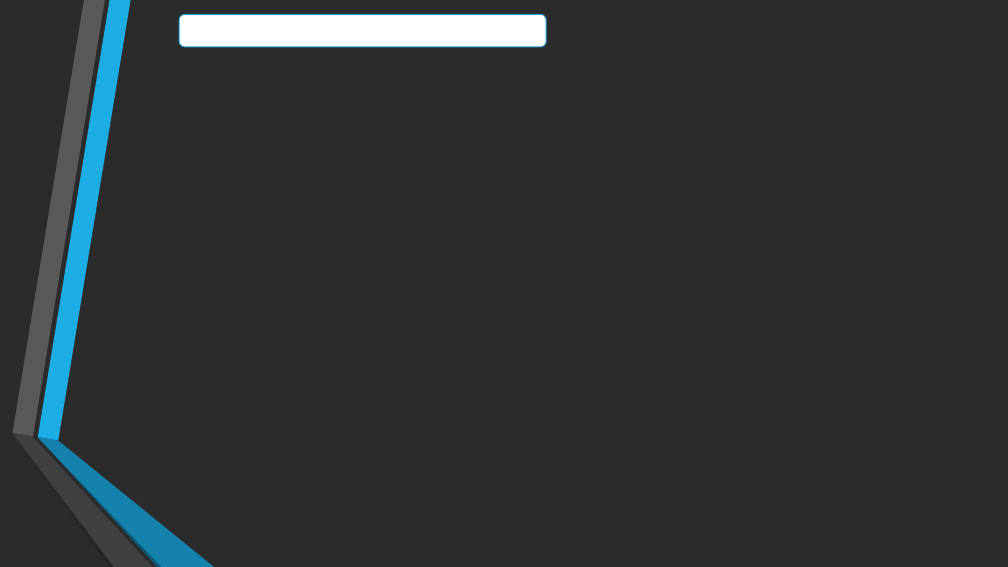
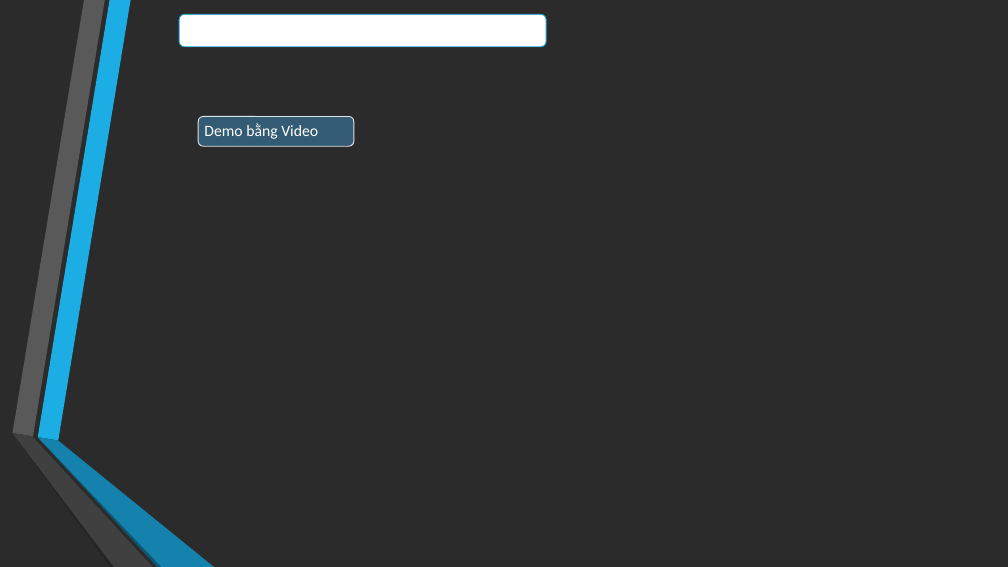
Before and after one commit to ducthangwru/MeReal, a slide deck: slide 16 of report/Slide_DoAnTotNghiep.pptx. Drawn at 1008x567 pixels with LibreOffice and Linux fonts; fonts in the diff are those of the drawing; background and template pictures are left out; a plain dark background stands for a picture behind light text. Boxes give left, top, right and bottom in pixels: in the first picture for what was removed or moved away, otherwise in the second. Text is boxed around its words. In the diff, an @@ line names an element or a change of style, - is before the commit and + after.

```diff
--- a/report/Slide_DoAnTotNghiep.pptx
+++ b/report/Slide_DoAnTotNghiep.pptx
@@ rounded rectangle added at (198, 116, 354, 146), fill #335B74, outline #DFE3E5 0.85 pt @@
@@ text added at (204, 123, 318, 139), 15 pt, text #FFFFFF @@
+Demo bằng Video
```
Also in this commit, not shown: 10 other slides changed, 2 slides added, 1 slide removed.
